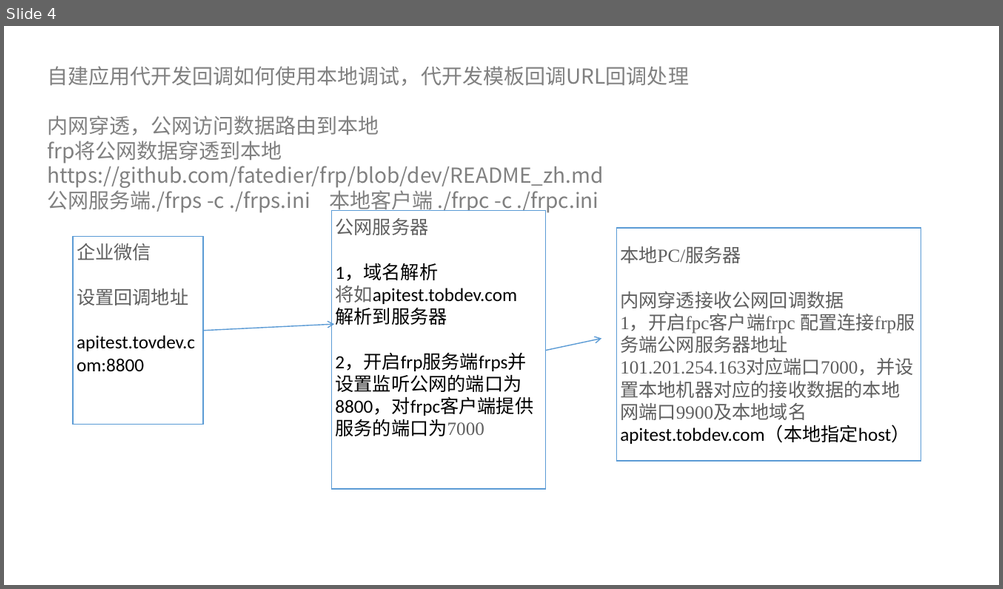
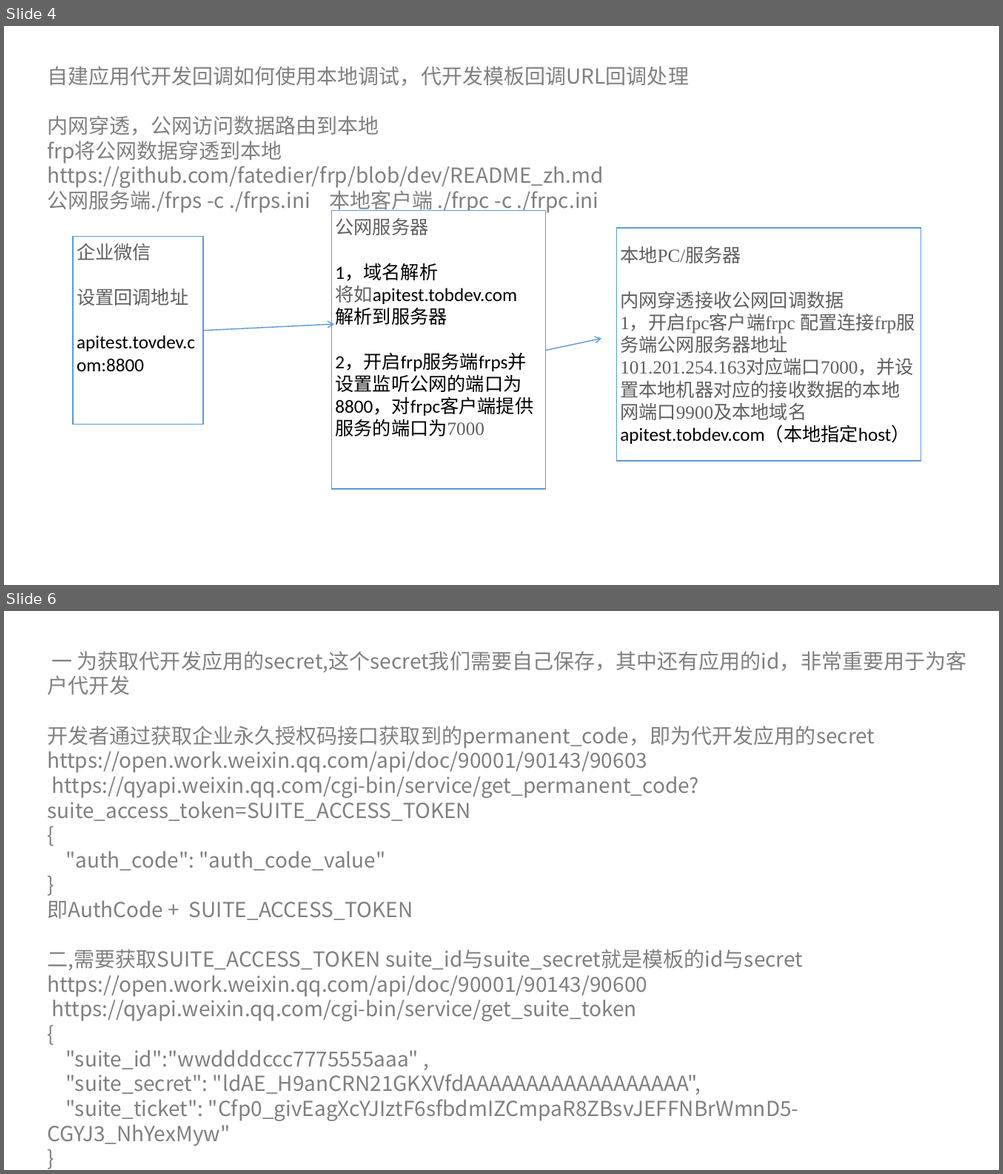
Before and after one commit to liyuexi/qywx-inner-java, a slide deck: 企业微信开发自建内部应用代开发篇.pptx. Shown one above the other, each under a label of ours: slide 4 before the commit, slides 4 and 6 after it; the slides between them are not shown. The pictures are 1003x589 and 1003x1174 pixels, drawn with LibreOffice and Linux fonts; fonts in the diff are those of the drawing. Boxes give left, top, right and bottom in pixels: in the first picture for what was removed or moved away, otherwise in the second. Text is boxed around its words. In the diff, an @@ line names an element or a change of style, - is before the commit and + after.

```diff
--- a/企业微信开发自建内部应用代开发篇.pptx
+++ b/企业微信开发自建内部应用代开发篇.pptx
@@ slide 6 added at (4,611,999,1170), background #FFFFFF @@
@@ text added at (47,651,967,1147), 20 pt, text #808080 @@
+一 为获取代开发应用的secret,这个secret我们需要自己保存，其中还有应用的id，非常重要用于为客户代开发
+开发者通过获取企业永久授权码接口获取到的permanent_code，即为代开发应用的secret
+https://open.work.weixin.qq.com/api/doc/90001/90143/90603
+https://qyapi.weixin.qq.com/cgi-bin/service/get_permanent_code?suite_access_token=SUITE_ACCESS_TOKEN
+{
+"auth_code": "auth_code_value"
+}
+即AuthCode + SUITE_ACCESS_TOKEN
+二,需要获取SUITE_ACCESS_TOKEN suite_id与suite_secret就是模板的id与secret
+https://open.work.weixin.qq.com/api/doc/90001/90143/90600
+https://qyapi.weixin.qq.com/cgi-bin/service/get_suite_token
+{
+"suite_id":"wwddddccc7775555aaa" ,
+"suite_secret": "ldAE_H9anCRN21GKXVfdAAAAAAAAAAAAAAAAAA",
+"suite_ticket": "Cfp0_givEagXcYJIztF6sfbdmIZCmpaR8ZBsvJEFFNBrWmnD5-CGYJ3_NhYexMyw"
+}
```
Also in this commit, not shown: 4 other slides added, 1 other file.
